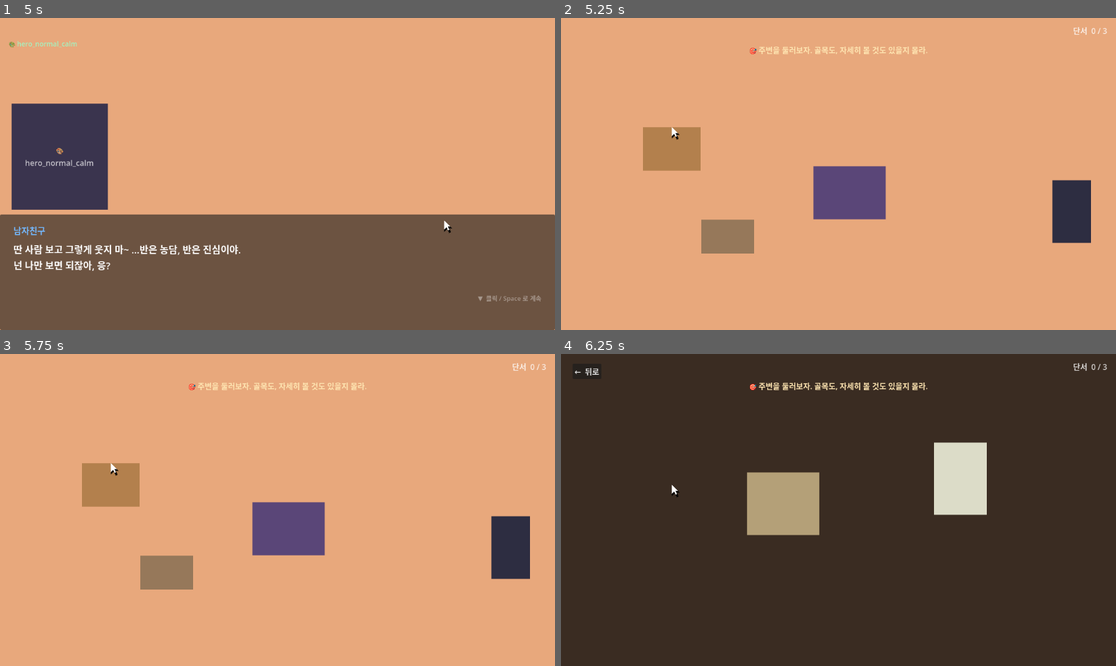
Above: before the commit, frames 1-4 (two rows, left to right).
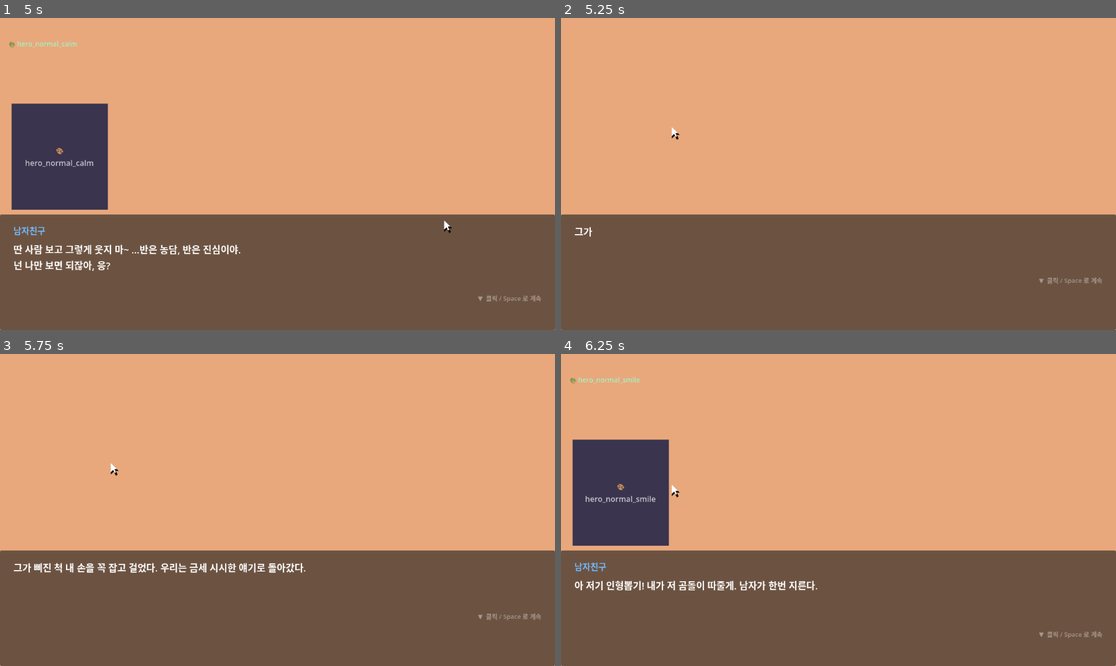
Above: after the commit, the same moments.

Repository: yellyB/game-65percnt
Game: Godot game, scene res://scenes/Main.tscn
The game is run twice, just before and just after one commit, with the same random seed, the same clock (stepped at 60 frames per second) and the same inputs.
Inputs (mouse positions are in pixels of both pictures, inside the frame that each line leads up to):
- Up to frame 1 (5 s): click "▶ 처음부터 시작" at 0.5 s; tap Enter (ui_accept) at 1.25, 1.52, 2, 2.27, 3.5, 3.77, 4.25, 4.52 s; move the mouse to (399, 158) at 1.27 s; tap Space at 1.35 s; click (399, 158) at 1.42 s; move the mouse to (166, 189) at 2.02 s; tap 0 at 2.1 s; click (166, 189) at 2.17 s; move the mouse to (333, 105) at 2.77 s; tap 9 at 2.85 s; click (333, 105) at 2.92 s; move the mouse to (249, 236) at 3.52 s; tap Backspace at 3.6 s; click (249, 236) at 3.67 s; move the mouse to (444, 220) at 4.27 s; tap Keypad Enter at 4.35 s; click (444, 220) at 4.42 s
- Up to frame 2 (5.25 s): tap Enter (ui_accept) at 5 s; move the mouse to (672, 127) at 5.02 s; tap Space at 5.1 s; click (672, 127) at 5.17 s
- Up to frame 3 (5.75 s): tap Enter (ui_accept) at 5.27 s
- Up to frame 4 (6.25 s): tap Enter (ui_accept) at 5.75 s; move the mouse to (672, 485) at 5.77 s; tap 0 at 5.85 s; click (672, 485) at 5.92 s

Frame 1 is identical in both runs. In frame 2, 42% of the frame differs, in the area x 0-100%, y 2-100%; in frame 3, 42%; in frame 4, 100%, in the area x 0-100%, y 0-100%.

Commit message:
➕추가 씬 전부 채움: 프롤로그 티키타카 + 각 챕터 디브리핑 + 감옥 면회/출소 몽타주 + 엔딩 정적
- 프롤로그: 인형뽑기 티키타카 + '궁합 몇 프로' 떡밥 (진짜 커플 케미)
- 챕터1 디브리핑: 현실의 조건부 선호 씨앗을 가볍게
- 챕터2 디브리핑: 보살핌에 감동 + '의존을 예뻐함' 양념
- 챕터3 감옥: 면회 몽타주(헌신→반복→지침) + 출소~재회(새 사람·죄책감·닳은 마음)
- 챕터4: 65% 뒤 긴 정적 씬 추가
- SCENES.md 추가완료 표기, Story 구식 주석 정리

Co-Authored-By: Claude Opus 4.8 <noreply@anthropic.com>

Diff:
--- a/godot/scripts/Story.gd
+++ b/godot/scripts/Story.gd
@@ -25,6 +25,13 @@
 		{"t": "line", "who": "heroine", "key": "pr_heroine_who"},
 		{"t": "line", "who": "hero", "key": "pr_hero_mine", "expr": "hero_normal_calm"},
 		{"t": "line", "who": "narrator", "key": "pr_mono_romantic"},
+		# 일상 티키타카 (진짜 다정한 커플 케미 + 65% 떡밥)
+		{"t": "line", "who": "narrator", "key": "pr_banter_narr"},
+		{"t": "line", "who": "hero", "key": "pr_banter_hero1", "expr": "hero_normal_smile"},
+		{"t": "line", "who": "heroine", "key": "pr_banter_heroine1"},
+		{"t": "line", "who": "hero", "key": "pr_banter_hero2", "expr": "hero_normal_calm"},
+		{"t": "line", "who": "heroine", "key": "pr_banter_heroine2"},
+		{"t": "line", "who": "narrator", "key": "pr_banter_mono"},
 		# 축제 둘러보기 (거리↔골목 + 줌인 + 숨은 고양이) → 부스 골목으로
 		# ▼ 다중 방(거리↔골목) + 줌인(포장마차) 쇼케이스
 		{"t": "explore", "data": {"goal": "ex_fest_goal", "start": "street", "rooms": {
@@ -156,6 +163,11 @@
 		{"t": "line", "who": "system", "key": "mid_sys_end"},
 		{"t": "line", "who": "hero", "key": "t1_debrief_hero", "expr": "hero_normal_calm"},
 		{"t": "line", "who": "narrator", "key": "t1_debrief_mono"},
+		# 디브리핑 심화 — 현실의 조건부 선호를 가볍게 (양념)
+		{"t": "line", "who": "hero", "key": "t1_debrief_hero2", "expr": "hero_normal_smile"},
+		{"t": "line", "who": "heroine", "key": "t1_debrief_heroine"},
+		{"t": "line", "who": "hero", "key": "t1_debrief_hero3", "expr": "hero_normal_smile"},
+		{"t": "line", "who": "narrator", "key": "t1_debrief_mono2"},
 		{"t": "line", "who": "hero", "key": "mid_hero_real", "expr": "hero_normal_smile"},
 		{"t": "line", "who": "heroine", "key": "mid_heroine_ok"},
 
@@ -206,6 +218,10 @@
 			{"key": "t2_c2", "gauge": -2, "reply": "t2_c2r"}]},
 		{"t": "line", "who": "hero", "key": "t2_debrief_hero", "expr": "hero_normal_smile"},
 		{"t": "line", "who": "narrator", "key": "t2_debrief_mono"},
+		# 디브리핑 소소한 대화 — 보살핌에 감동 + '의존을 예뻐함' 양념
+		{"t": "line", "who": "heroine", "key": "t2_debrief_heroine"},
+		{"t": "line", "who": "hero", "key": "t2_debrief_hero2", "expr": "hero_normal_smile"},
+		{"t": "line", "who": "narrator", "key": "t2_debrief_mono2"},
 		{"t": "line", "who": "heroine", "key": "t2_human"},
 
 		# ═══ 테스트 3 · 부녀 ═══
@@ -250,6 +266,13 @@
 		{"t": "minigame", "game": "keypad", "answer": "4231", "hint": "kp_prison_hint",
 		 "success": "kp_prison_reveal", "fail": "kp_prison_giveup", "flag": "truth"},
 		{"t": "line", "who": "narrator", "key": "t3_try"},
+		# 면회 몽타주 — 헌신 → 반복 → (지침)
+		{"t": "line", "who": "narrator", "key": "t3_v1_narr"},
+		{"t": "line", "who": "hero", "key": "t3_v1_hero", "expr": "hero_normal_pain"},
+		{"t": "line", "who": "narrator", "key": "t3_v1_mono"},
+		{"t": "line", "who": "narrator", "key": "t3_v2_narr"},
+		{"t": "line", "who": "hero", "key": "t3_v2_hero", "expr": "hero_normal_pain"},
+		{"t": "line", "who": "narrator", "key": "t3_v2_mono"},
 		{"t": "line", "who": "narrator", "key": "t3_tired"},
 		{"t": "line", "who": "hero", "key": "t3_hero_jail_obsess", "expr": "hero_normal_pain"},
 		{"t": "line", "who": "narrator", "key": "t3_mono_crack"},
@@ -270,7 +293,11 @@
 		{"t": "line", "who": "narrator", "key": "t3_release"},
 		{"t": "line", "who": "narrator", "key": "t3_relief"},
 		{"t": "line", "who": "narrator", "key": "t3_dating"},
+		# 출소~재회 사이 — 새 사람의 편안함 · 죄책감 · 닳아버린 마음
+		{"t": "line", "who": "narrator", "key": "t3_rel_new_narr"},
+		{"t": "line", "who": "narrator", "key": "t3_rel_guilt"},
 		{"t": "line", "who": "narrator", "key": "t3_debauch"},
+		{"t": "line", "who": "narrator", "key": "t3_rel_worn"},
 		{"t": "line", "who": "narrator", "key": "t3_meet"},
 		{"t": "line", "who": "hero", "key": "t3_cheat", "expr": "hero_normal_angry"},
 		{"t": "line", "who": "heroine", "key": "t3_youtoo2"},
@@ -307,7 +334,12 @@
 		{"t": "line", "who": "hero", "key": "res_hero_wow", "expr": "hero_normal_smile"},
 		{"t": "line", "who": "narrator", "key": "res_mono_wake2"},
 		{"t": "score"},
-
-		# ═══ 에필로그 (게이지로 분기) ═══
+		# 엔딩 직전 정적 — 밑바닥까지 본 두 사람의 긴 침묵
+		{"t": "line", "who": "narrator", "key": "res_silence_narr"},
+		{"t": "line", "who": "hero", "key": "res_silence_hero", "expr": "hero_normal_calm"},
+		{"t": "line", "who": "narrator", "key": "res_silence_mono"},
+		{"t": "line", "who": "narrator", "key": "res_silence_narr2"},
+
+		# ═══ 에필로그 (진엔딩 하나) ═══
 		{"t": "ending"},
 	]
--- a/godot/text/ko.gd
+++ b/godot/text/ko.gd
@@ -82,6 +82,13 @@
 	"pr_heroine_who": "어? 그냥 아는 오빠야, 왜~",
 	"pr_hero_mine": "딴 사람 보고 그렇게 웃지 마~ …반은 농담, 반은 진심이야.\n넌 나만 보면 되잖아, 응?",
 	"pr_mono_romantic": "가끔 이런 게 조금 과한가 싶다가도—\n그만큼 날 좋아해서겠지, 하고 나는 웃어넘겼다.",
+	# 일상 티키타카 (진짜 다정한 커플 케미 + 65% 떡밥)
+	"pr_banter_narr": "그가 삐진 척 내 손을 꼭 잡고 걸었다. 우리는 금세 시시한 얘기로 돌아갔다.",
+	"pr_banter_hero1": "아 저기 인형뽑기! 내가 저 곰돌이 따줄게. 남자가 한번 지른다.",
+	"pr_banter_heroine1": "…오빠 지난번에 3만 원 쓰고 열쇠고리 하나 건졌잖아ㅋㅋㅋ",
+	"pr_banter_hero2": "야, 그건 기계가 이상했던 거고. 오늘은 촉이 좋아. 딱 보면 알아.",
+	"pr_banter_heroine2": "그 촉으로 우리 궁합이나 좀 맞혀봐. 몇 프로 나올 것 같은데~",
+	"pr_banter_mono": "별것도 아닌 걸로 이렇게 웃을 수 있는 사람.\n…이런 시시한 하루가, 나는 참 좋았다.",
 	# 축제 둘러보기 출구 (부스 골목으로)
 	"ex_fest_booths_name": "오락 부스 골목",
 	"ex_fest_booths_lines": ["안쪽 골목에 오락 부스들이 늘어서 있다.", "슬슬, 놀아볼까?"],
@@ -200,6 +207,11 @@
 	"t1_mono_understand": "조금 서운했다. 근데 취향인 걸 어쩌겠어.\n…이 정도쯤은, 사랑하니까 이해하기로 했다.",
 	"t1_debrief_hero": "아까 진짜 웃겼다, 너 남자 버전. 목소리 완전 어색하고.\n근데 이상하게, 그래도 너인 건 알겠더라.",
 	"t1_debrief_mono": "나도 웃겨서 한참 웃었다.\n뭐가 됐든 우리라는 게, 좀 신기하기도 했다.",
+	# 디브리핑 심화 — 현실의 조건부 선호를 가볍게 (양념)
+	"t1_debrief_hero2": "근데 아까 네가 남자였을 때… 솔직히 좀 데면데면하더라, 나.\n역시 난 지금 네가 훨씬 좋아.",
+	"t1_debrief_heroine": "치, 뭐야~ 나는 오빠가 여자가 됐어도 똑같이 좋아했을 텐데.",
+	"t1_debrief_hero3": "에이, 그건 네가 착해서 그런 거고. 난 딱 지금 이대로의 네가 좋은 거야.",
+	"t1_debrief_mono2": "농담처럼 웃어넘겼지만—\n'지금 이대로'라는 말이, 왜인지 아주 살짝 걸렸다. …기분 탓이겠지.",
 	"t1_confused": "나는 어떻게 해야 할지 몰라 가만히 있었다.\n...뭐지, 이 어색함은.",
 	"t1_why": "...왜? 왜 그래?",
 	"t1_cant": "이건 도저히 못하겠어.\n널 사랑해. 하지만 난 원래 남자라고. 이런 건... 싫어!",
@@ -256,6 +268,10 @@
 	"t2_bond": "그래도 어떻게든, 우리는 교감했다.\n그리고 끝에는— 이제껏 느껴보지 못한 안정감과 유대감을 느꼈다.",
 	"t2_debrief_hero": "그래도… 아까 네가 나만 졸졸 따라다니던 거, 솔직히 좋았어.",
 	"t2_debrief_mono": "나만 따르던 게 좋았다니.\n…그 말이, 왜 이렇게 따뜻하게 들릴까.",
+	# 디브리핑 소소한 대화 — 보살핌에 감동 + '의존을 예뻐함' 양념
+	"t2_debrief_heroine": "근데 오빠, 아까 말도 안 통하는데 계속 밥 챙겨주고 쓰다듬어주고…\n좀 감동이었어, 나. 진짜로.",
+	"t2_debrief_hero2": "당연하지~ 네가 나만 졸졸 따라다니는데 어떻게 안 챙겨.\n…솔직히 그거, 은근 좋더라. 네가 나한테만 딱 붙어 있는 거.",
+	"t2_debrief_mono2": "'나한테만 딱 붙어 있는 거'라니.\n다정하게 들리면서도, 아주 조금은 간지러웠다. …왜였을까.",
 	"t2_sys_end": "테스트가 종료되었습니다.",
 	"t2_invalid": "야, 방금 건 무효야. 이건 남녀 간의 사랑이 아니라 생명체 간의 사랑이잖아!",
 	"t2_hero_love": "그치만 난 너한테 진짜 사랑을 느꼈는걸?\n많은 걸 희생하더라도 널 지켜주고 싶었고, 네가 죽을 때까지 곁에 있겠다고 다짐했어.",
@@ -296,6 +312,13 @@
 	"ex_prison_exit_name": "돌아가기",
 	"ex_prison_exit_lines": ["...오늘은 여기까지."],
 	"t3_try": "그를 꺼내주려고 아주 많은 노력을 했다.\n하지만 아동성범죄는 형량이 세서, 쉽게 나오게 할 수 없었다.",
+	# 면회 몽타주 — 헌신 → 반복 → (지침)
+	"t3_v1_narr": "처음 몇 달은, 일주일에 두 번씩 면회를 갔다. 영치금을 넣고, 편지를 썼다.",
+	"t3_v1_hero": "…너밖에 없다, 진짜. 네가 있어서 버텨.\n나 여기서 나가면, 진짜 잘할게. 약속해.",
+	"t3_v1_mono": "유리 너머 그 얼굴을 보면 마음이 아프면서도, 이상하게 뿌듯했다.\n내가 지켜줘야지. 그땐, 정말 그렇게 믿었다.",
+	"t3_v2_narr": "계절이 두 번 바뀌었다. 면회실의 대화는 점점 같은 말의 반복이 됐다.",
+	"t3_v2_hero": "언제쯤 나갈 수 있을까… 너 요즘 좀 피곤해 보인다.\n혹시 무슨 일 있어? …아니지?",
+	"t3_v2_mono": "괜찮다고 웃어 보였다. 근데 사실—\n매번 같은 길, 같은 유리, 같은 말이. 조금씩, 아주 조금씩 버거워지고 있었다.",
 	"t3_tired": "남자친구가 감옥에 갔으니 슬프긴 했다.\n하지만 결혼한 것도 아니고... 솔직히, 나는 점점 지쳐갔다.",
 	"t3_hero_jail_obsess": "여기서 매일 네 생각만 해. 자주 와줘, 응?\n…딴 데 신경 쓰지 말고. 너까지 없으면, 난 진짜 못 버텨.",
 	"t3_mono_crack": "자주 오겠다고 약속했다. 진심이었다.\n그런데— 3년이라는 시간은, 생각보다 훨씬 무거웠다.",
@@ -315,7 +338,11 @@
 	"t3_release": "근데 그 기계가 법적 문제에 휘말리면서,\n기적적으로 그가 감옥에서 나올 수 있게 됐다.",
 	"t3_relief": "관계는 악화됐지만... 그래도 다행이라고 생각했다.",
 	"t3_dating": "근데 사실, 나한테는 관심 가는 사람이 생겼다. 그냥 썸 초반 정도?\n너무 힘든 일을 겪어 의지하고 싶었고, 3년이면 충분히 노력했다고 할 수 있는 시간이었다.",
+	# 출소~재회 사이 — 새 사람의 편안함 · 죄책감 · 닳아버린 마음
+	"t3_rel_new_narr": "그 사람은 조용히 내 얘기를 들어줬다.\n아무것도 요구하지 않는 게, 그렇게 편할 수가 없었다.",
+	"t3_rel_guilt": "그러다 문득, 죄책감이 밀려왔다. 그는 아직 저 안에서 나를 기다리는데.\n…근데 나는, 대체 언제까지 기다려야 하는 걸까.",
 	"t3_debauch": "그는 감옥에 있을 땐 나밖에 없었는데,\n나오게 되니 다른 여자를 만날 수 있다는 생각에 바로 방탕하게 지냈다.",
+	"t3_rel_worn": "3년이라는 시간은, 나를 많이 바꿔놨다.\n설렘도, 미안함도— 이제는 다 닳아버린 것 같았다.",
 	"t3_meet": "그러다 길에서 우연히 마주쳤다.",
 	"t3_cheat": "우린 싸워서 잠시 시간을 갖는 중이었는데— 바람을 피다니!",
 	"t3_youtoo2": "\"너도 여자 만나잖아!\"",
@@ -345,6 +372,11 @@
 	"res_wake": "눈을 떠 보니, 우리는 축제의 천막 안에 있었다.\n둘 다 어안이 벙벙하고 실감이 안 나, 당황한 얼굴로 기계를 벗는다.",
 	"res_hero_wow": "와— 이거 진짜 실감났다. 어땠어? 우리, 완전 잘 맞지 않아?",
 	"res_mono_wake2": "세 번의 삶 내내, 그는 나를 원했다.\n……그 마음이 가끔은, 조금 버거울 만큼.",
+	# 엔딩 직전 정적 — 밑바닥까지 본 두 사람의 긴 침묵
+	"res_silence_narr": "65라는 숫자 아래에서, 우리 둘은 한동안 아무 말도 하지 않았다.",
+	"res_silence_hero": "…65면, 그래도 나쁘지 않은 거지? 응?",
+	"res_silence_mono": "나는 대답 대신, 그를 가만히 바라봤다.\n세 번의 삶에서 봐버린 것들이, 눈앞의 이 사람 위로 자꾸만 겹쳐졌다.",
+	"res_silence_narr2": "천막 밖은 여전히 축제 소리로 시끄러웠는데—\n이상하게, 우리 둘 사이만 조용했다.",
 
 	# ═══ 엔딩 (진엔딩 하나) ═══
 	"end_true": ["화면엔 65라는 숫자가 떠 있고, 배경엔 빵빠레와 축포가 계속 터졌다.",
Not shown, changed: godot/SCENES.md
